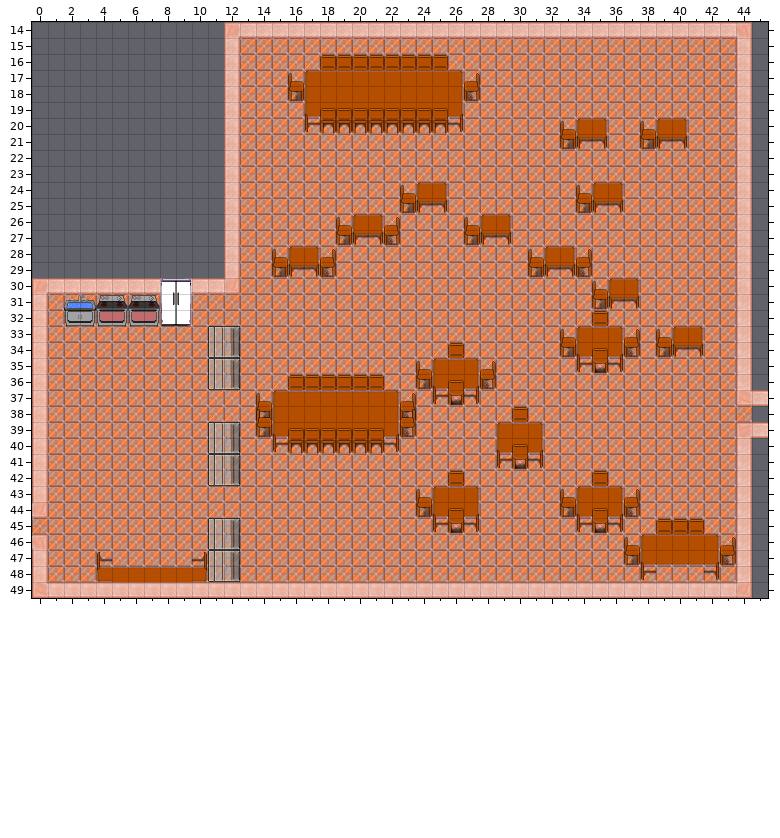
Level history. Tiled map (JSON): assets/tilemaps/level4.json. Above is the file before it was changed.
Cells are 32x32 px. Shown: x 0..45, y 14..49.
After the commit:
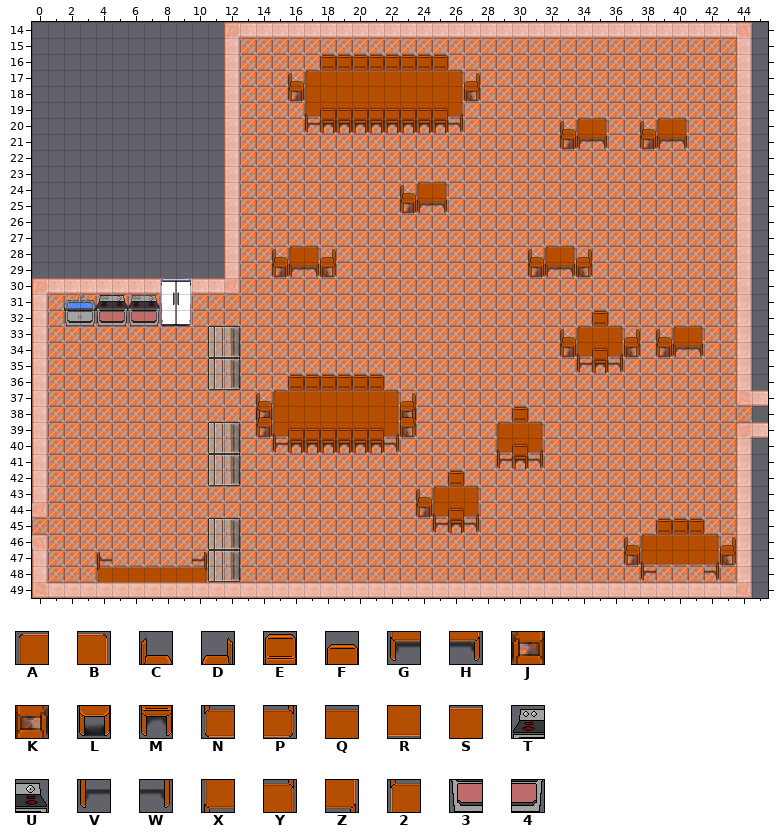
Key: from "newTileset": A 5, B 6, C 7, D 7 flipped left-right, E 8, F 9, G 25, H 26, J 27, K 27 flipped left-right, L 28, M 29, N 45 flipped up-down, P 45 turned 180, Q 49 flipped up-down, R 50, S 50 flipped up-down, T 60, U 61, V 65, W 66, X 67, Y 67 turned 180, Z 68, 2 68 turned 180, 3 80, 4 81.
_ is an empty cell.
See-through tiles are keyed as they look on the map.
From old to new:
Layer "World":
y 24: x 35..36 AB -> __
y 25: x 34..36 JGH -> ___
y 26: x 20..21 AB -> __; x 28..29 AB -> __
y 27: x 19..22 JGHK -> ____; x 27..29 JGH -> ___
y 30: x 36..37 AB -> __
y 31: x 35..37 JGH -> ___
y 33: x 35 Q -> S
y 35: x 25..27 AQB -> ___; x 35 L -> M
y 36: x 24..28 JXRZK -> _____
y 37: x 16..21 QQQQQQ -> SSSSSS; x 25..27 VLW -> ___
y 39: x 30 Q -> S
y 41: x 30 L -> M
y 43: x 26 Q -> S; x 34..36 AQB -> ___
y 44: x 33..37 JXRZK -> _____
y 45: x 26 L -> M; x 34..36 VLW -> ___
y 48: x 4 N -> 2; x 10 P -> Y
Layer "Above Player":
y 24: x 34 C -> _
y 26: x 19 C -> _; x 22 D -> _; x 27 C -> _
y 30: x 35 C -> _
y 31: x 4..5 __ -> TU
y 32: x 4..5 __ -> 34
y 34: x 26 E -> _
y 35: x 24 C -> _; x 28 D -> _
y 36: x 26 F -> _
y 42: x 35 E -> _
y 43: x 33 C -> _; x 37 D -> _
y 44: x 35 F -> _
